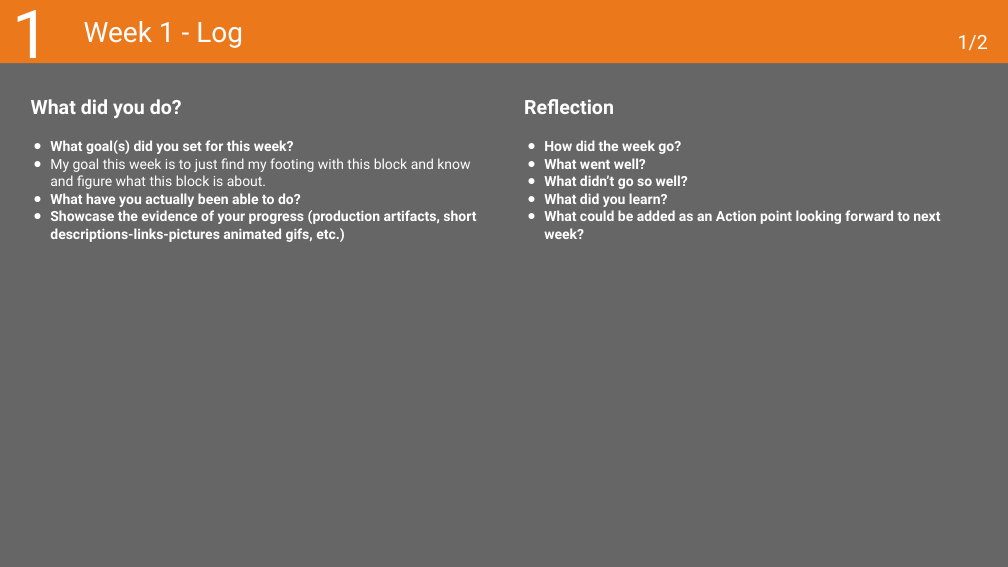
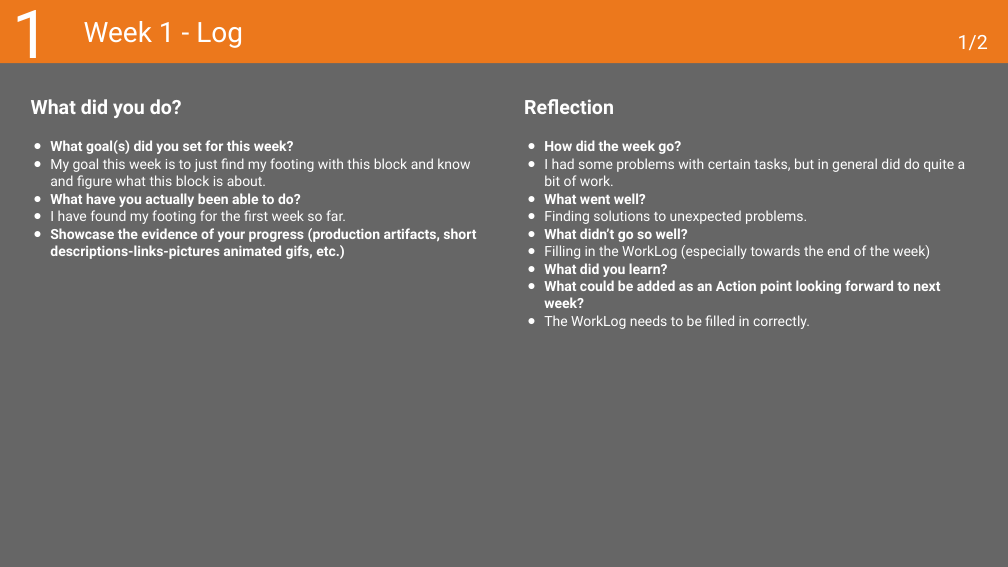
Before and after one commit to MaksBurchard240894/HFG7, a slide deck: slide 9 of Deliverables/Learning Log - Y1B-2024-25_ADSAI.pptx. Drawn at 1008x567 pixels with LibreOffice and Linux fonts; fonts in the diff are those of the drawing. Boxes give left, top, right and bottom in pixels: in the first picture for what was removed or moved away, otherwise in the second. Text is boxed around its words. In the diff, an @@ line names an element or a change of style, - is before the commit and + after.

```diff
--- a/Deliverables/Learning Log - Y1B-2024-25_ADSAI.pptx
+++ b/Deliverables/Learning Log - Y1B-2024-25_ADSAI.pptx
@@ text at [544, 158, 966, 186]: paragraph added @@
+● I had some problems with certain tasks, but in general did do quite a bit of work.
@@ text at [50, 210, 346, 224]: paragraph added @@
+● I have found my footing for the first week so far.
@@ text at [544, 210, 807, 224]: paragraph added @@
+● Finding solutions to unexpected problems.
@@ text at [544, 245, 930, 259]: paragraph added @@
+● Filling in the WorkLog (especially towards the end of the week)
@@ text at [544, 315, 810, 329]: paragraph added @@
+● The WorkLog needs to be filled in correctly.
```
Also in this commit, not shown: 1 other slide changed, 20 other files.
